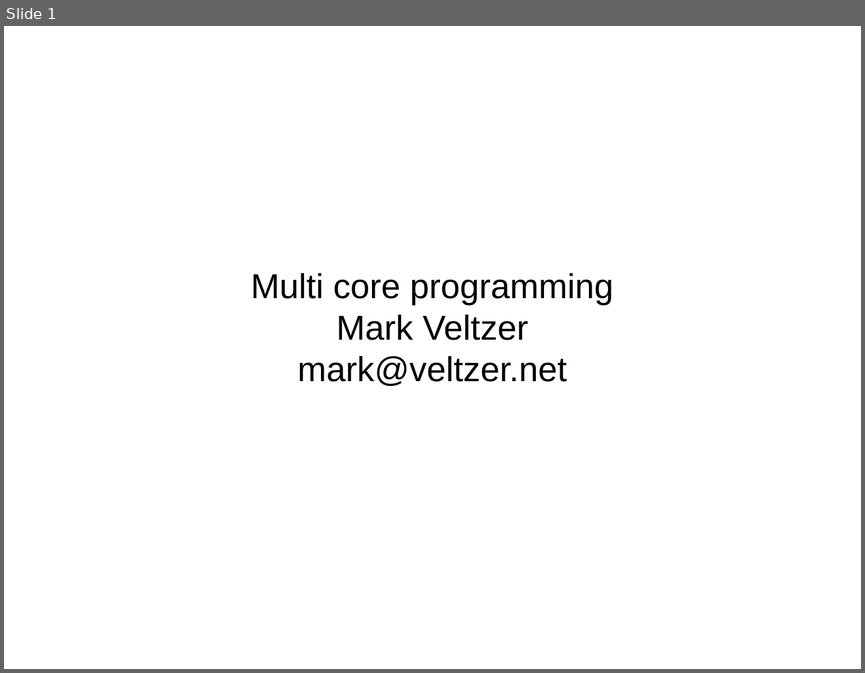
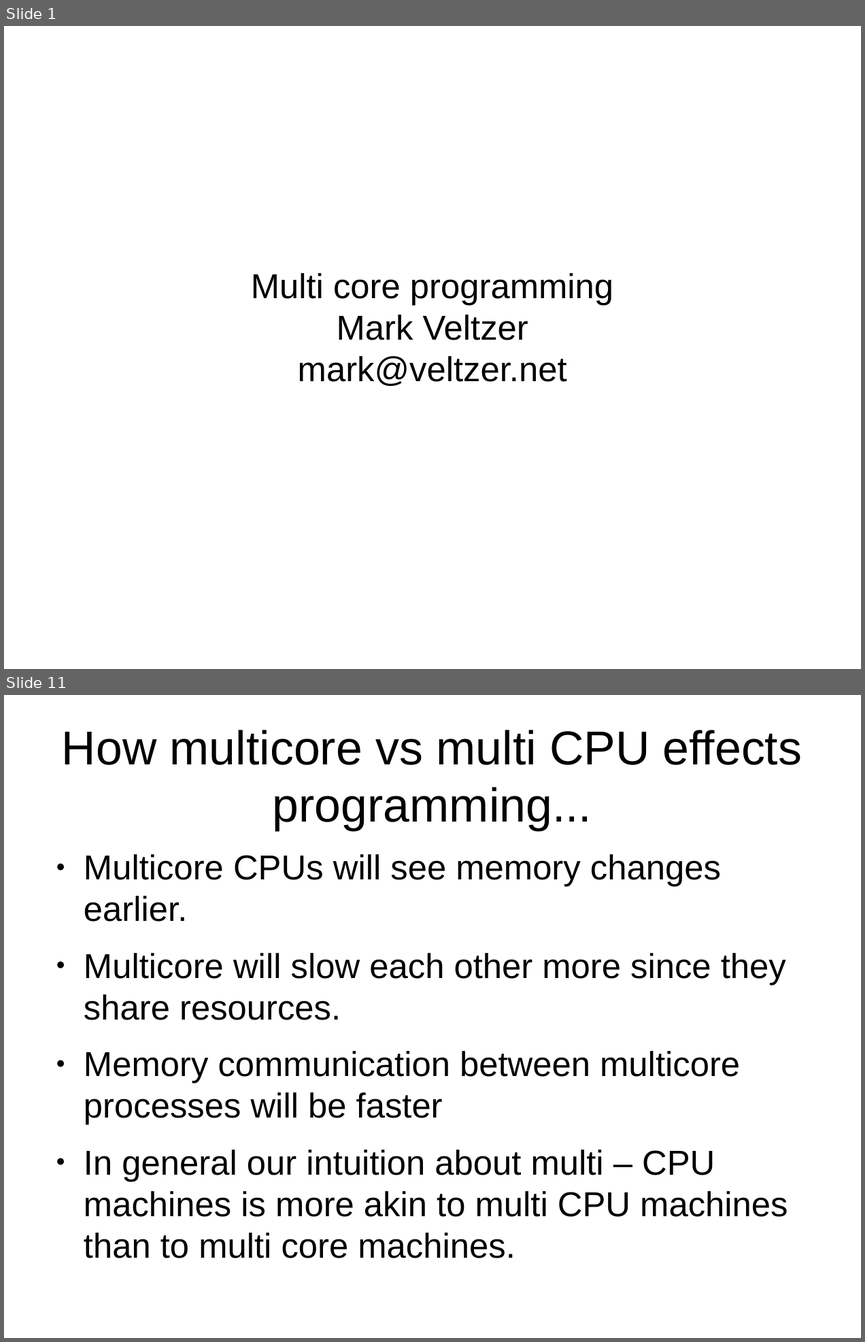
Before and after one commit to veltzer/demos-linux, a slide deck: multi_core/multicore.odp. Shown one above the other, each under a label of ours: slide 1 before the commit, slides 1 and 11 after it; the slides between them are not shown. The pictures are 865x673 and 865x1342 pixels, drawn with LibreOffice and Linux fonts; fonts in the diff are those of the drawing. Boxes give left, top, right and bottom in pixels: in the first picture for what was removed or moved away, otherwise in the second. Text is boxed around its words. In the diff, an @@ line names an element or a change of style, - is before the commit and + after.

```diff
--- a/multi_core/multicore.odp
+++ b/multi_core/multicore.odp
@@ slide 11 added at [4,695,861,1338], background #FFFFFF @@
@@ title added at [62,730,802,830], 44 pt, text #000000 @@
+How multicore vs multi CPU effects programming...
@@ text added at [84,854,787,1258], 32 pt, text #000000 @@
+● Multicore CPUs will see memory changes earlier.
+● Multicore will slow each other more since they share resources.
+● Memory communication between multicore processes will be faster
+● In general our intuition about multi – CPU machines is more akin to multi CPU machines than to multi core machines.
```
Also in this commit, not shown: 65 other slides added, 1 slide removed, 1 other file.
